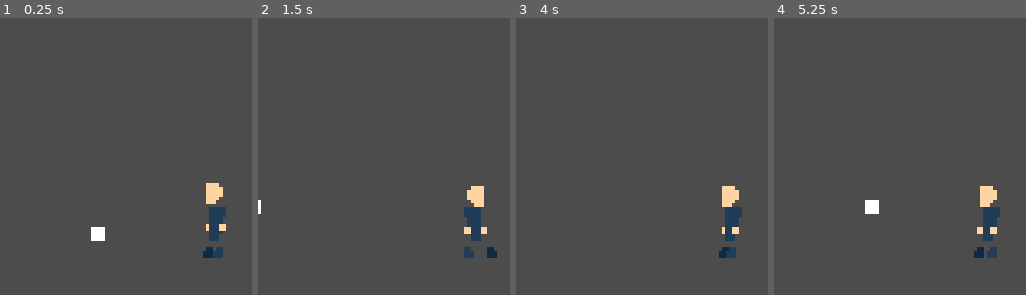
Above: before the commit, frames 1-4 (left to right).
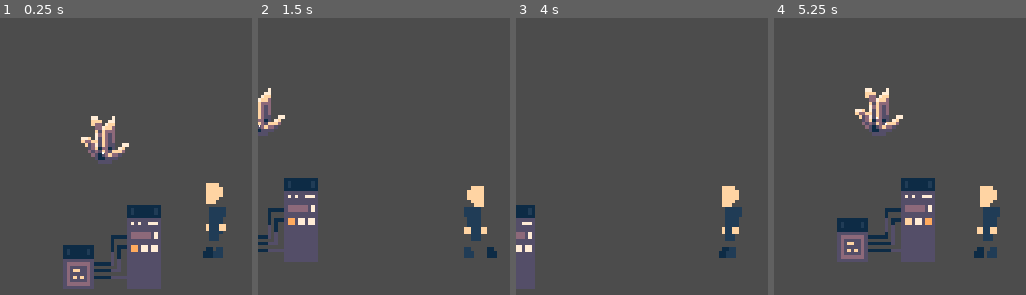
Above: after the commit, the same moments.

Repository: marco-vito/Low-Rez-Jam-2019
Game: Godot game, scene res://Test.tscn
The game is run twice, just before and just after one commit, with the same random seed, the same clock (stepped at 60 frames per second) and the same inputs. This scene is started directly instead of the project's main scene.
Inputs:
- Up to frame 1 (0.25 s): no input
- Up to frame 2 (1.5 s): hold Right (ui_right) 0.53-1.28 s; tap C (interact) at 0.6, 1.35 s; hold Down (ui_down) from 1.28 s (still down)
- Up to frame 3 (4 s): release Down (ui_down) at 2.03 s; hold Right (ui_right) 2.03-2.78 s; tap C (interact) at 2.1, 2.85, 3.6 s; hold Up (ui_up) 2.78-3.53 s; hold Left (ui_left) from 3.53 s (still down)
- Up to frame 4 (5.25 s): tap C (interact) at 4.35, 5.1 s; release Left (ui_left) at 5.03 s; hold Down (ui_down) from 5.03 s (still down)

The runs differ from the first frame. In frame 1, 8.8% of the frame differs, in the area x 25-64%, y 35-98%; in frame 2, 5.7%; in frame 3, 2.3%; in frame 4, 8.8%.

Commit message:
Created RechargeStation
Create the Reacharge Station Object, capable of recharging the player's battery indefinetly

Diff:
--- a/Objects/Crystal/Crystal.tscn
+++ b/Objects/Crystal/Crystal.tscn
@@ -18,7 +18,7 @@
 orbit_velocity_random = 0.0
 scale = 0.5
 
-[node name="Crystal" index="0" instance=ExtResource( 1 )]
+[node name="Crystal" instance=ExtResource( 1 )]
 script = ExtResource( 2 )
 
 [node name="Sprite" type="Sprite" parent="." index="1"]
--- /dev/null
+++ b/Objects/RechargeStation/RechargeStation.gd
@@ -0,0 +1,4 @@
+extends Node2D
+
+func _on_interact(trigger):
+	trigger.recharge_battery()
--- /dev/null
+++ b/Objects/RechargeStation/RechargeStation.tscn
@@ -0,0 +1,30 @@
+[gd_scene load_steps=6 format=2]
+
+[ext_resource path="res://Objects/GeneralUseObjects/Interactable/Interactable.tscn" type="PackedScene" id=1]
+[ext_resource path="res://Objects/RechargeStation/RechargeStation.gd" type="Script" id=2]
+[ext_resource path="res://Objects/GeneralUseObjects/BasicSprite/BasicSprite.tscn" type="PackedScene" id=3]
+[ext_resource path="res://Objects/RechargeStation/Station.png" type="Texture" id=4]
+
+[sub_resource type="RectangleShape2D" id=1]
+extents = Vector2( 14.4731, 5.16005 )
+
+[node name="RechargeStation" instance=ExtResource( 1 )]
+position = Vector2( 29.2307, 31.0576 )
+script = ExtResource( 2 )
+
+[node name="BasicSprite" parent="." index="1" instance=ExtResource( 3 )]
+editor/display_folded = true
+position = Vector2( -0.263519, -14.4936 )
+texture = ExtResource( 4 )
+vframes = 3
+hframes = 2
+vfr = 3
+hfr = 2
+frctn = 6
+speed = 0.2
+
+[node name="StaticBody2D" type="StaticBody2D" parent="BasicSprite" index="1"]
+
+[node name="CollisionShape2D" type="CollisionShape2D" parent="BasicSprite/StaticBody2D" index="0"]
+position = Vector2( -0.426287, 9.0373 )
+shape = SubResource( 1 )
--- a/Test.tscn
+++ b/Test.tscn
@@ -1,15 +1,19 @@
-[gd_scene load_steps=4 format=2]
+[gd_scene load_steps=5 format=2]
 
-[ext_resource path="res://Objects/Slate/Slate.tscn" type="PackedScene" id=1]
-[ext_resource path="res://Entities/Player/Player.tscn" type="PackedScene" id=2]
-[ext_resource path="res://Objects/GeneralUseObjects/Camera/Camera.tscn" type="PackedScene" id=3]
+[ext_resource path="res://Entities/Player/Player.tscn" type="PackedScene" id=1]
+[ext_resource path="res://Objects/GeneralUseObjects/Camera/Camera.tscn" type="PackedScene" id=2]
+[ext_resource path="res://Objects/RechargeStation/RechargeStation.tscn" type="PackedScene" id=3]
+[ext_resource path="res://Objects/Crystal/Crystal.tscn" type="PackedScene" id=4]
 
 [node name="Test" type="Node2D"]
 
-[node name="Slate" parent="." instance=ExtResource( 1 )]
-position = Vector2( 12, 36 )
-
-[node name="Player" parent="." instance=ExtResource( 2 )]
+[node name="Player" parent="." instance=ExtResource( 1 )]
 position = Vector2( 47, 36 )
 
-[node name="Camera" parent="." instance=ExtResource( 3 )]
+[node name="Camera" parent="." instance=ExtResource( 2 )]
+
+[node name="RechargeStation" parent="." instance=ExtResource( 3 )]
+position = Vector2( 17, 53 )
+
+[node name="Crystal" parent="." instance=ExtResource( 4 )]
+position = Vector2( 14, 8 )
Binary file added: Objects/RechargeStation/Station.png
Not shown, added: Objects/RechargeStation/Station.png.import
